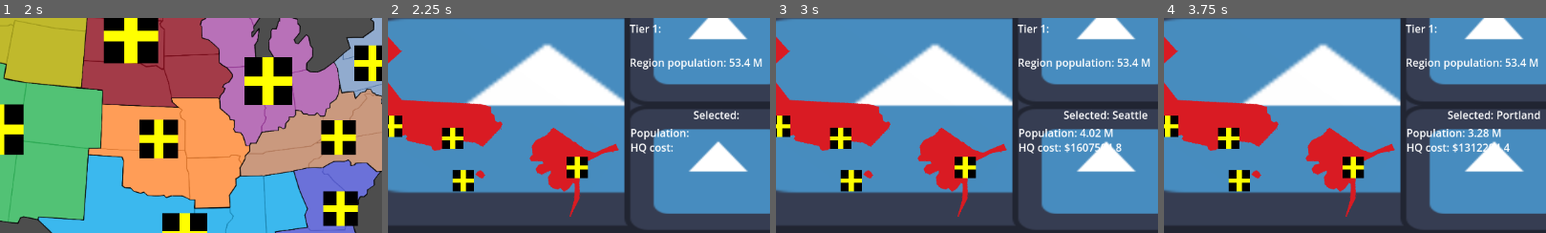
Above: before the commit, frames 1-4 (left to right).
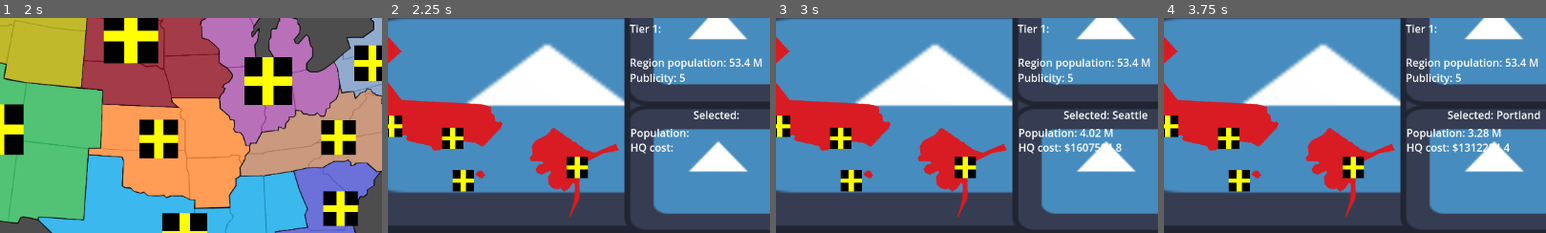
Above: after the commit, the same moments.

Repository: Baconsizzle1738/Pyramid-simulator-sim
Game: Godot game, scene res://Game_Scenes/Main_Menu.tscn
The game is run twice, just before and just after one commit, with the same random seed, the same clock (stepped at 60 frames per second) and the same inputs. The engine's default icon, where the game draws it, is replaced by a stand-in: a white triangle on a blue panel in a dark square.
Inputs (mouse positions are % of the whole screen's width and height, from its top left):
- Up to frame 1 (2 s): click "Start" at 0.5 s; click "Set as name" at 1.25 s
- Up to frame 2 (2.25 s): tap Enter at 2 s; move the mouse to (16, 47) at 2.02 s; click (16, 47) at 2.17 s
- Up to frame 3 (3 s): click (20, 32) at 2.75 s
- Up to frame 4 (3.75 s): click (23, 40) at 3.5 s
The pictures show only the part of the screen within x 29-79%, y 31-81%; the shares and areas given below are measured in that part.

Frame 1 is identical in both runs. In frame 2, 0.3% of the frame differs, in the area x 63-78%, y 25-32%; in frame 3, 0.3%; in frame 4, 0.3%.

Commit message:
publicity label

Diff:
--- a/Game_Scenes/Popups/Pacific_Popup.tscn
+++ b/Game_Scenes/Popups/Pacific_Popup.tscn
@@ -193,6 +193,15 @@
 text = "Tier 2:"
 vertical_alignment = 1
 
+[node name="Tier1Invest" type="Label" parent="Data"]
+layout_mode = 0
+offset_left = 524.0
+offset_top = 79.0
+offset_right = 789.0
+offset_bottom = 102.0
+text = "Tier 1:"
+vertical_alignment = 1
+
 [node name="RegionPopulation" type="Label" parent="Data"]
 offset_left = 524.0
 offset_top = 130.0
@@ -201,11 +210,10 @@
 text = "Region Population:"
 vertical_alignment = 1
 
-[node name="Tier1Invest" type="Label" parent="Data"]
-layout_mode = 0
-offset_left = 524.0
-offset_top = 79.0
-offset_right = 789.0
-offset_bottom = 102.0
-text = "Tier 1:"
-vertical_alignment = 1
+[node name="Publicity" type="Label" parent="Data"]
+offset_left = 524.0
+offset_top = 153.0
+offset_right = 789.0
+offset_bottom = 176.0
+text = "Publicity: 5"
+vertical_alignment = 1
--- a/Scripts/Popup_Data.gd
+++ b/Scripts/Popup_Data.gd
@@ -6,7 +6,7 @@
 var regionPopulation
 
 var publicity = 5
-const DEFAULT_PUBLICITY_GROWTH = 0.01
+const DEFAULT_PUBLICITY_GROWTH = 0.015
 var publicGrowth = DEFAULT_PUBLICITY_GROWTH
 
 #Base daily investor growth factor
--- a/Scripts/Popup_Scripts/Pacific_Popup.gd
+++ b/Scripts/Popup_Scripts/Pacific_Popup.gd
@@ -43,3 +43,4 @@
 	$Data/Tier3Invest.text = "Tier 3: "+GameData.numSuffix(int(Tier3))
 	$Data/Tier2Invest.text = "Tier 2: "+GameData.numSuffix(int(Tier2))
 	$Data/Tier1Invest.text = "Tier 1: "+GameData.numSuffix(int(Tier1))
+	$Data/Publicity.text = "Publicity: "+str(round(publicity))
